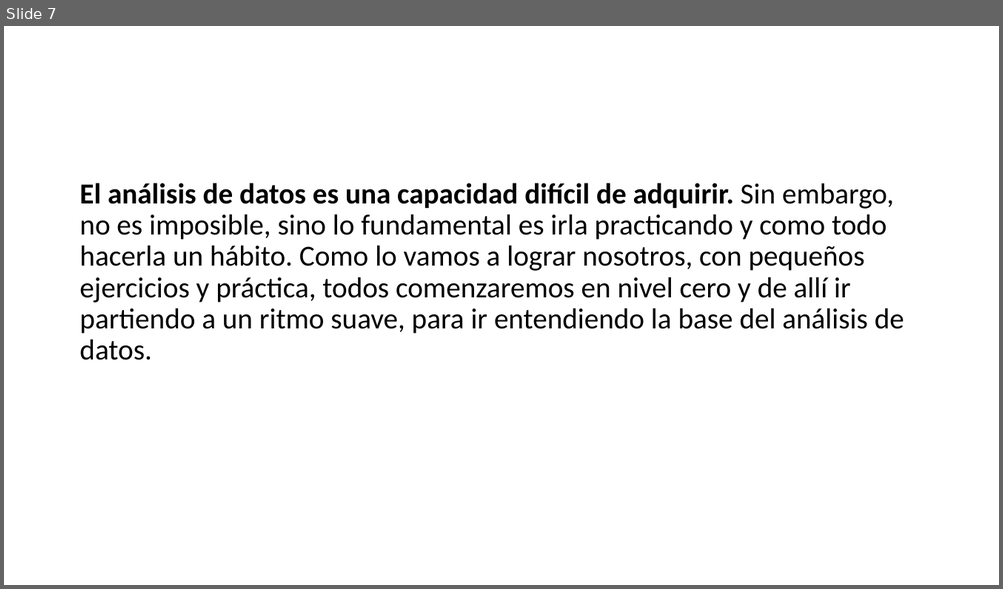
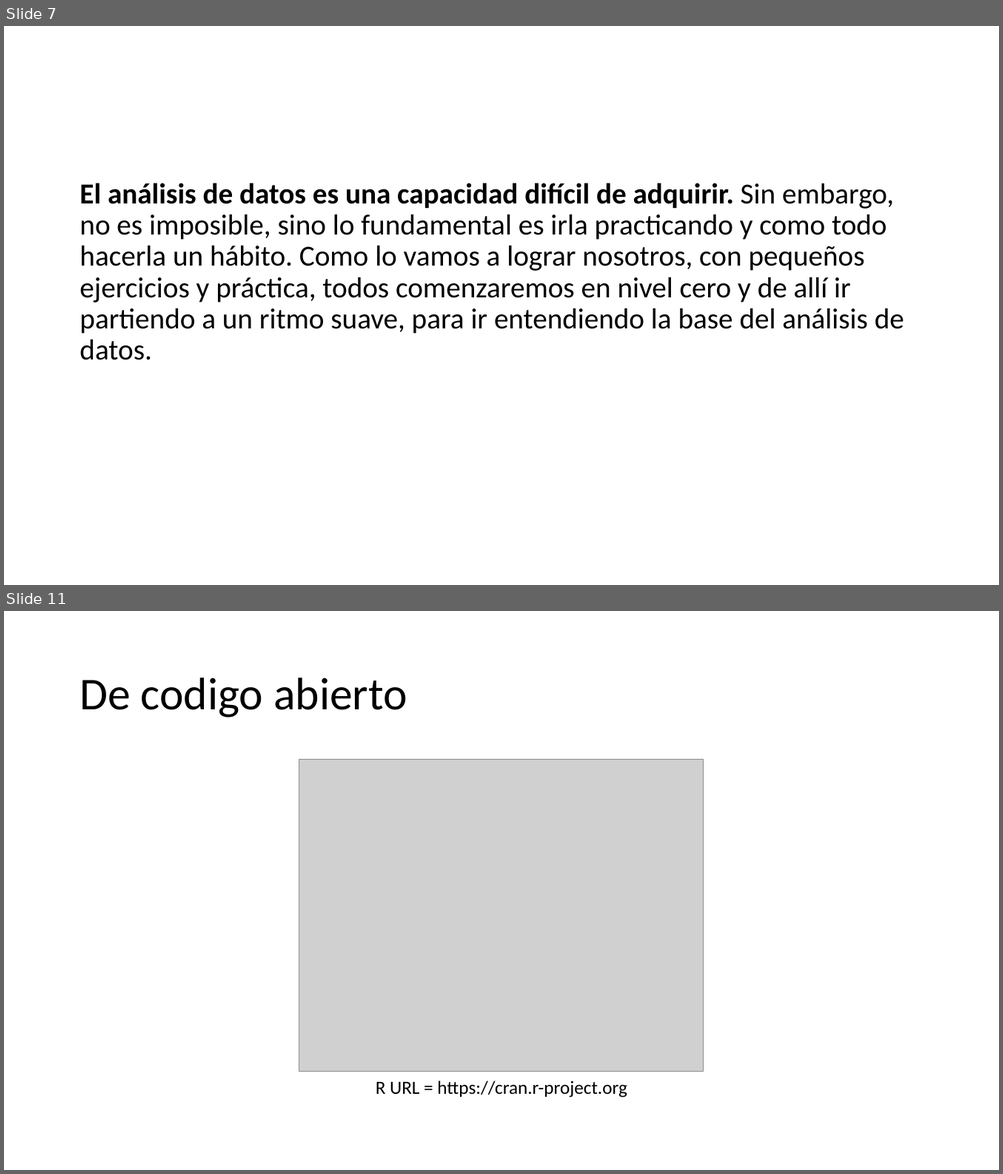
Before and after one commit to wparedesgt/RBasico, a slide deck: presentaciones/S01-New/00_Inicio.pptx. Shown one above the other, each under a label of ours: slide 7 before the commit, slides 7 and 11 after it; the slides between them are not shown. The pictures are 1003x589 and 1003x1174 pixels, drawn with LibreOffice and Linux fonts; fonts in the diff are those of the drawing; grey boxes stand for pictures; background and template pictures are left out. Boxes give left, top, right and bottom in pixels: in the first picture for what was removed or moved away, otherwise in the second. Text is boxed around its words. In the diff, an @@ line names an element or a change of style, - is before the commit and + after.

```diff
--- a/presentaciones/S01-New/00_Inicio.pptx
+++ b/presentaciones/S01-New/00_Inicio.pptx
@@ slide 11 added at [4,611,999,1170], background picture (left out) @@
@@ title added at [79,678,407,718], 44 pt, text #000000 @@
+De codigo abierto
@@ picture added at [299,760,704,1072] @@
@@ text added at [375,1081,626,1098], 18 pt, text #000000 @@
+R URL = https://cran.r-project.org
```
Also in this commit, not shown: 10 other slides added, 9 other files.
